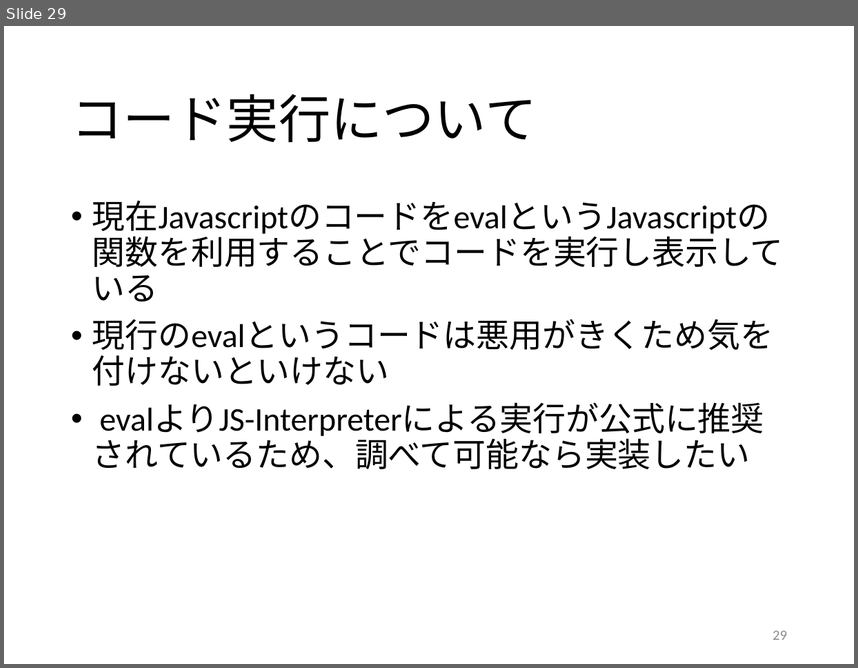
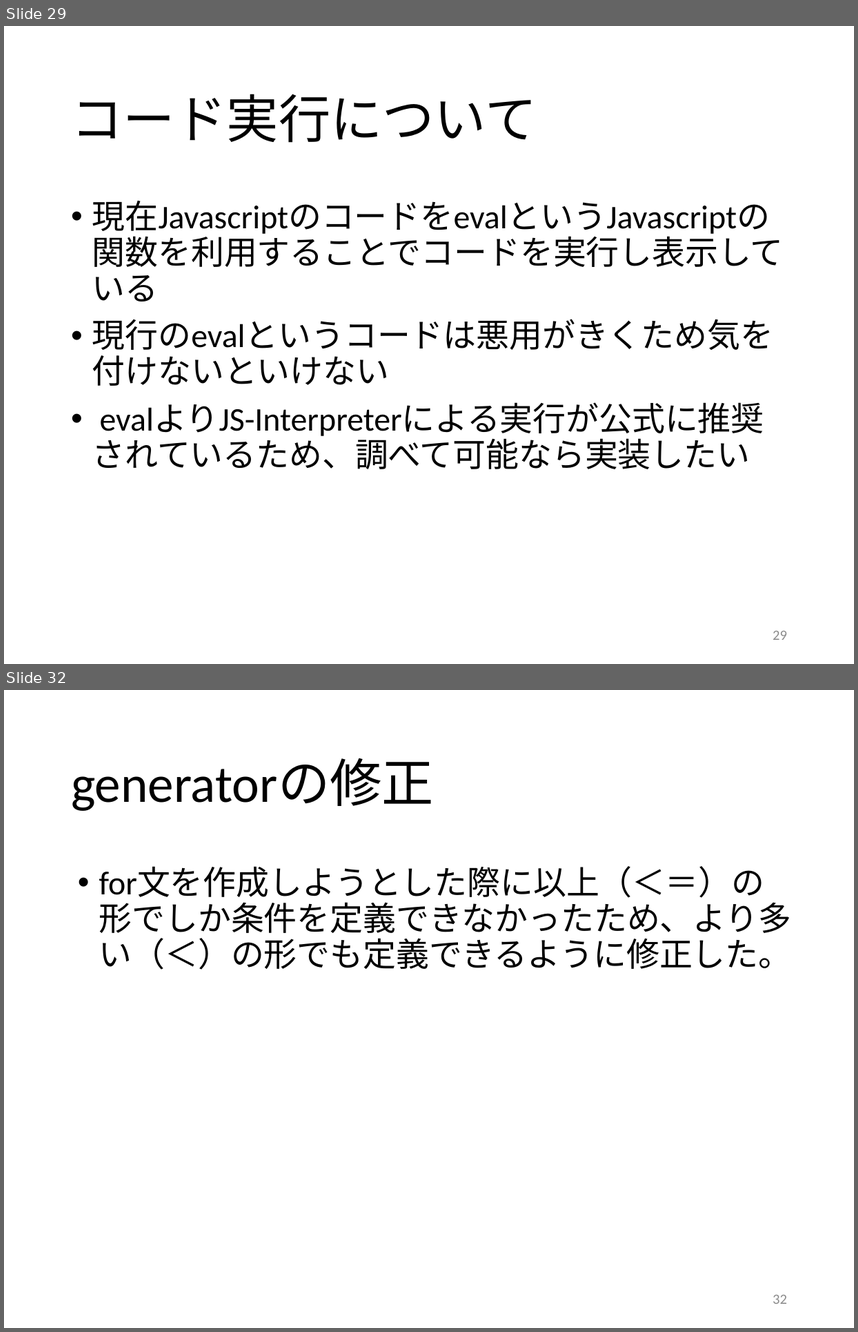
Before and after one commit to kait-takanolab/1821121-shimaoka-thesis, a slide deck: 1821121_shimaoka_sotsuken.pptx. Shown one above the other, each under a label of ours: slide 29 before the commit, slides 29 and 32 after it; the slides between them are not shown. The pictures are 858x668 and 858x1332 pixels, drawn with LibreOffice and Linux fonts; fonts in the diff are those of the drawing. Boxes give left, top, right and bottom in pixels: in the first picture for what was removed or moved away, otherwise in the second. Text is boxed around its words. In the diff, an @@ line names an element or a change of style, - is before the commit and + after.

```diff
--- a/1821121_shimaoka_sotsuken.pptx
+++ b/1821121_shimaoka_sotsuken.pptx
@@ slide 32 added at (4,690,854,1328), background #FFFFFF @@
@@ title added at (71,759,434,811), 44 pt, text #000000 @@
+generatorの修正
@@ text added at (99,867,792,969), 28 pt, text #000000 @@
+• for文を作成しようとした際に以上（＜＝）の形でしか条件を定義できなかったため、より多い（＜）の形でも定義できるように修正した。
@@ page number added at (773,1294,787,1303), 12 pt, text #8C8C8C @@
+32
```
Also in this commit, not shown: 2 slides changed, 8 other slides added.
